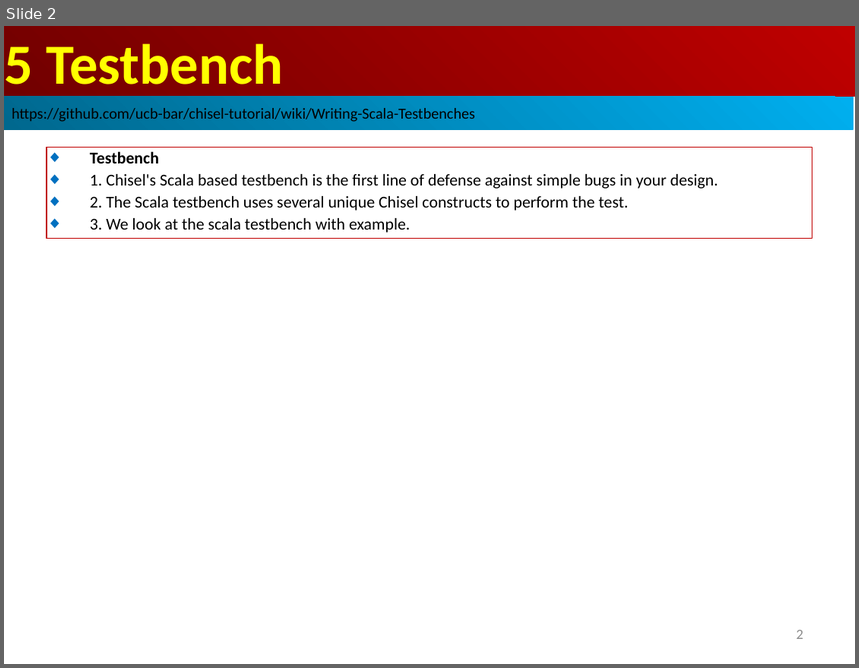
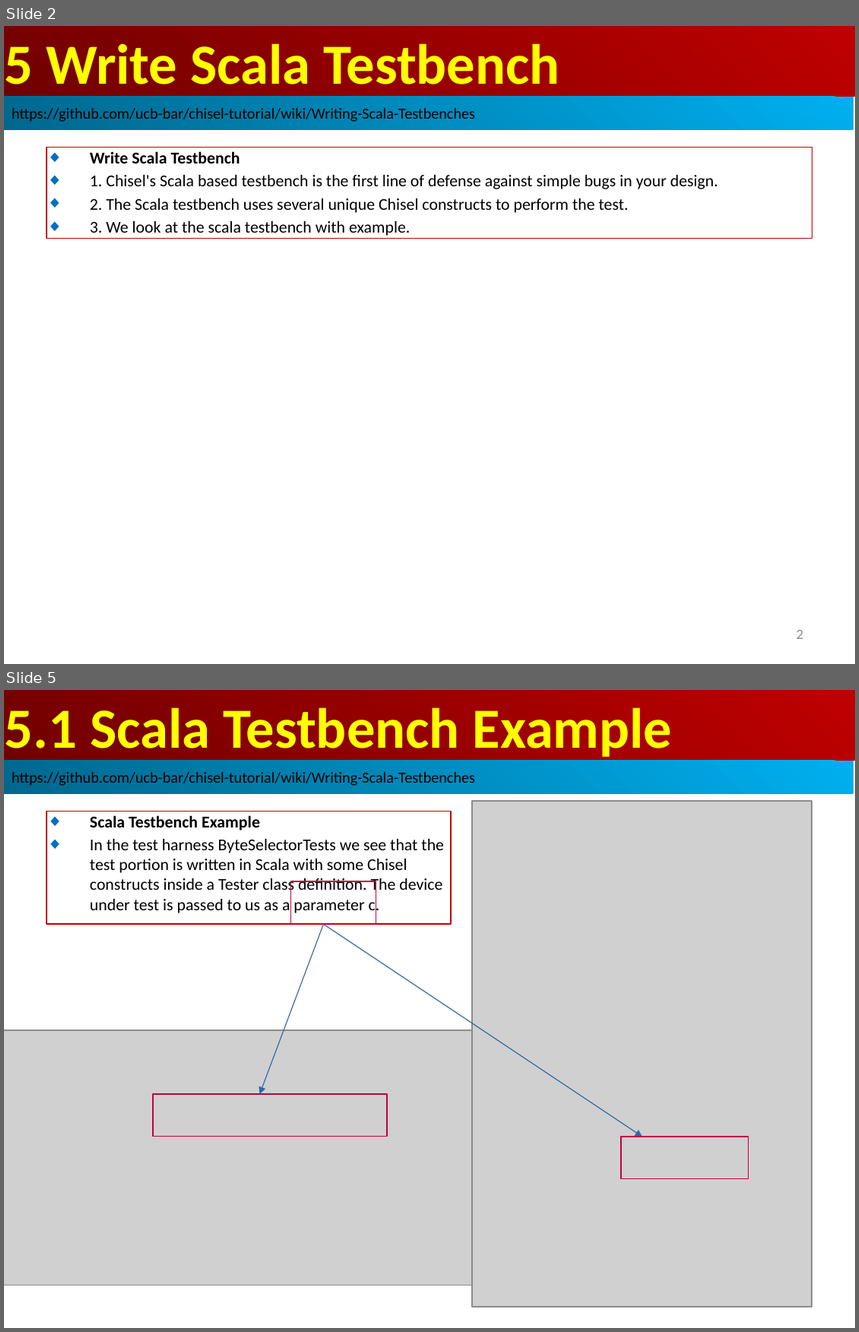
Before and after one commit to peterhchen/AIU_CS800_Chisel, a slide deck: 700_Dev_Guide/005_Testbench/000_Video/005_Testbench.ppt. Shown one above the other, each under a label of ours: slide 2 before the commit, slides 2 and 5 after it; the slides between them are not shown. The pictures are 859x668 and 859x1332 pixels, drawn with LibreOffice and Linux fonts; fonts in the diff are those of the drawing; grey boxes stand for pictures. Boxes give left, top, right and bottom in pixels: in the first picture for what was removed or moved away, otherwise in the second. Text is boxed around its words. In the diff, an @@ line names an element or a change of style, - is before the commit and + after.

```diff
--- a/700_Dev_Guide/005_Testbench/000_Video/005_Testbench.ppt
+++ b/700_Dev_Guide/005_Testbench/000_Video/005_Testbench.ppt
@@ slide 5 added at (x1=4, y1=690, x2=855, y2=1328), background #FFFFFF @@
@@ rectangle added at (x1=5, y1=690, x2=855, y2=761), fill gradient #BF0000 to #710000, 48 pt, text #FFFF00, bold @@
+5.1 Scala Testbench Example
@@ rectangle added at (x1=4, y1=761, x2=854, y2=794), fill gradient #00AFEF to #00688E, 13 pt, text #000000 @@
+https://github.com/ucb-bar/chisel-tutorial/wiki/Writing-Scala-Testbenches
@@ picture added at (x1=472, y1=801, x2=812, y2=1307) @@
@@ rectangle added at (x1=47, y1=811, x2=451, y2=924), outline #C00000 0.74 pt, 14 pt, text #000000 @@
+◆ Scala Testbench Example
+◆ In the test harness ByteSelectorTests we see that the test portion is written in Scala with some Chisel constructs inside a Tester class definition. The device under test is passed to us as a parameter c.
@@ rectangle added at (x1=291, y1=882, x2=376, y2=924), outline #BF0041 0.74 pt @@
@@ arrow added from (323, 924) to (259, 1094), #3465A4 0.74 pt @@
@@ arrow added from (323, 924) to (642, 1137), #3465A4 0.74 pt @@
@@ picture added at (x1=4, y1=1030, x2=472, y2=1286) @@
@@ rectangle added at (x1=153, y1=1094, x2=387, y2=1137), outline #BF0041 0.74 pt @@
@@ rectangle added at (x1=621, y1=1137, x2=749, y2=1179), outline #BF0041 0.74 pt @@
@@ page number added at (x1=797, y1=1306, x2=804, y2=1308), 12 pt, text #8B8B8B @@
+5
@@ slide 2 changed as well @@
@@ text in rectangle at (x1=5, y1=43, x2=560, y2=97): text changed @@
-5 Testbench
+5 Write Scala Testbench
@@ text in rectangle at (x1=90, y1=151, x2=240, y2=164): text changed @@
-◆ Testbench
+◆ Write Scala Testbench
```
Also in this commit, not shown: 1 other slide changed, 20 other slides added.
